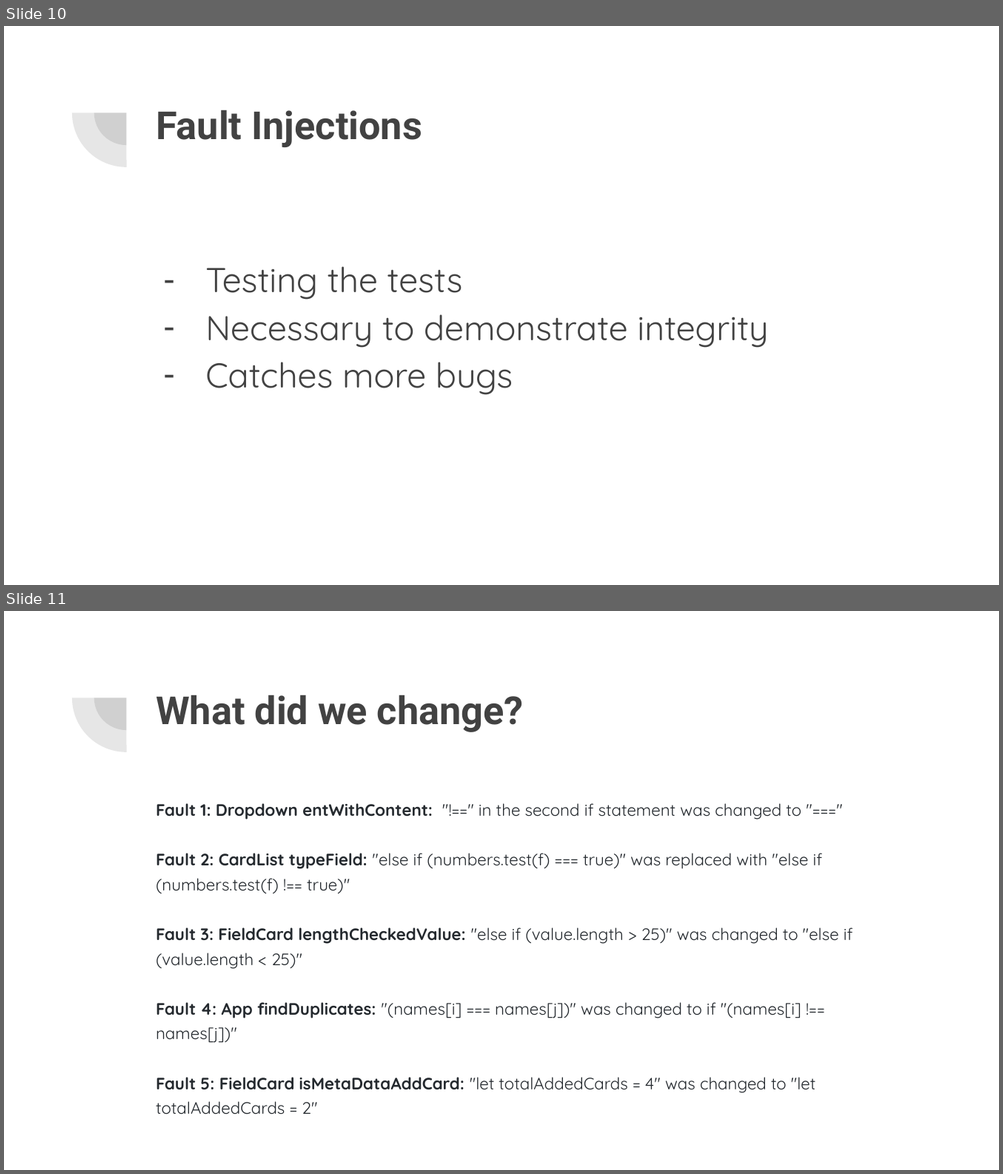
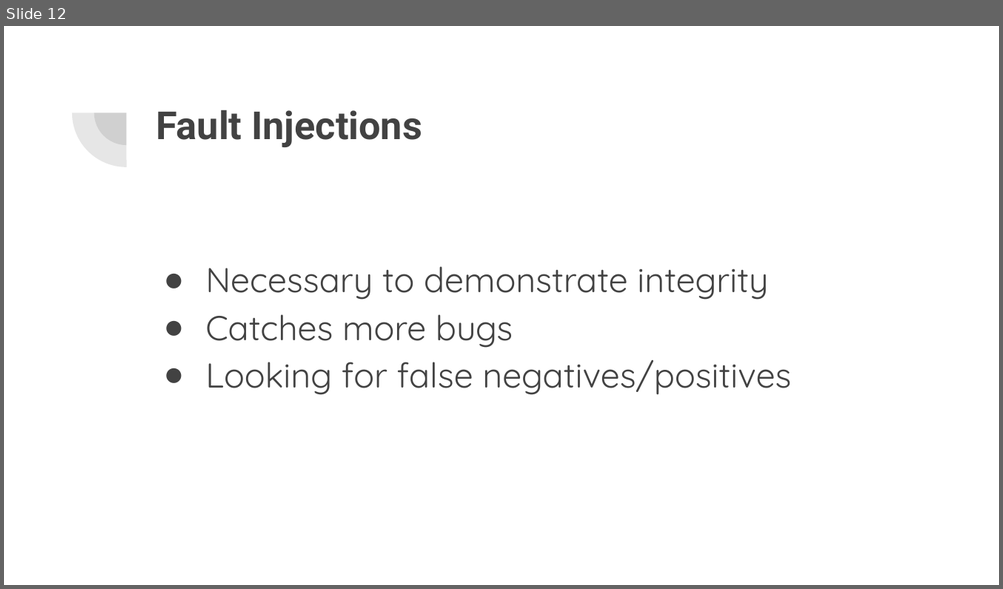
Before and after one commit to csci-362-01-2020/Best-Team, a slide deck: Best-Team_presentation.pptx. Shown one above the other, each under a label of ours: slides 10 and 11 before the commit, slide 12 after it. The pictures are 1003x1174 and 1003x589 pixels, drawn with LibreOffice and Linux fonts; fonts in the diff are those of the drawing. Boxes give left, top, right and bottom in pixels: in the first picture for what was removed or moved away, otherwise in the second. Text is boxed around its words. In the diff, an @@ line names an element or a change of style, - is before the commit and + after.

```diff
--- a/Best-Team_presentation.pptx
+++ b/Best-Team_presentation.pptx
@@ slide 11 removed at (4, 611, 999, 1170), background #FFFFFF; not listed: 2 template elements that a slide beside it also shows @@
@@ title removed at (156, 695, 523, 732) @@
-What did we change?
@@ text removed at (156, 803, 853, 1115) @@
-Fault 1: Dropdown entWithContent: "!==" in the second if statement was changed to "==="
-Fault 2: CardList typeField: "else if (numbers.test(f) === true)" was replaced with "else if (numbers.test(f) !== true)"
-Fault 3: FieldCard lengthCheckedValue: "else if (value.length > 25)" was changed to "else if (value.length < 25)"
-Fault 4: App findDuplicates: "(names[i] === names[j])" was changed to if "(names[i] !== names[j])"
-Fault 5: FieldCard isMetaDataAddCard: "let totalAddedCards = 4" was changed to "let totalAddedCards = 2"
@@ what was slide 10 is now slide 12 @@
@@ slide 12 changed as well @@
@@ text at (205, 266, 463, 300): paragraph removed @@
-– Testing the tests
@@ text at (205, 266, 768, 348): bullet - to ● @@
@@ text at (205, 360, 791, 395): paragraph added @@
+● Looking for false negatives/positives
```
Also in this commit, not shown: 7 other slides changed, 8 slides added, 4 other slides removed.
